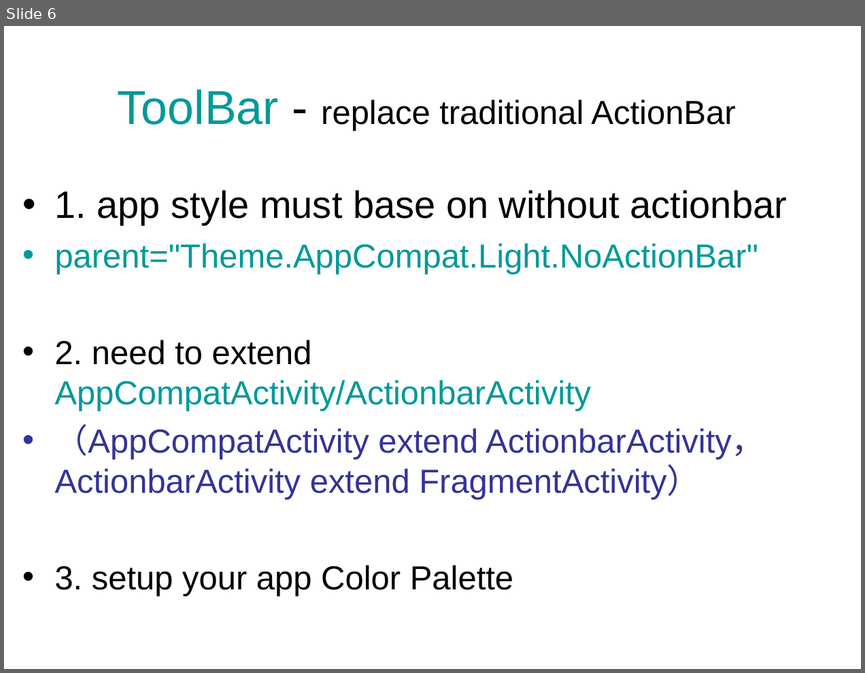
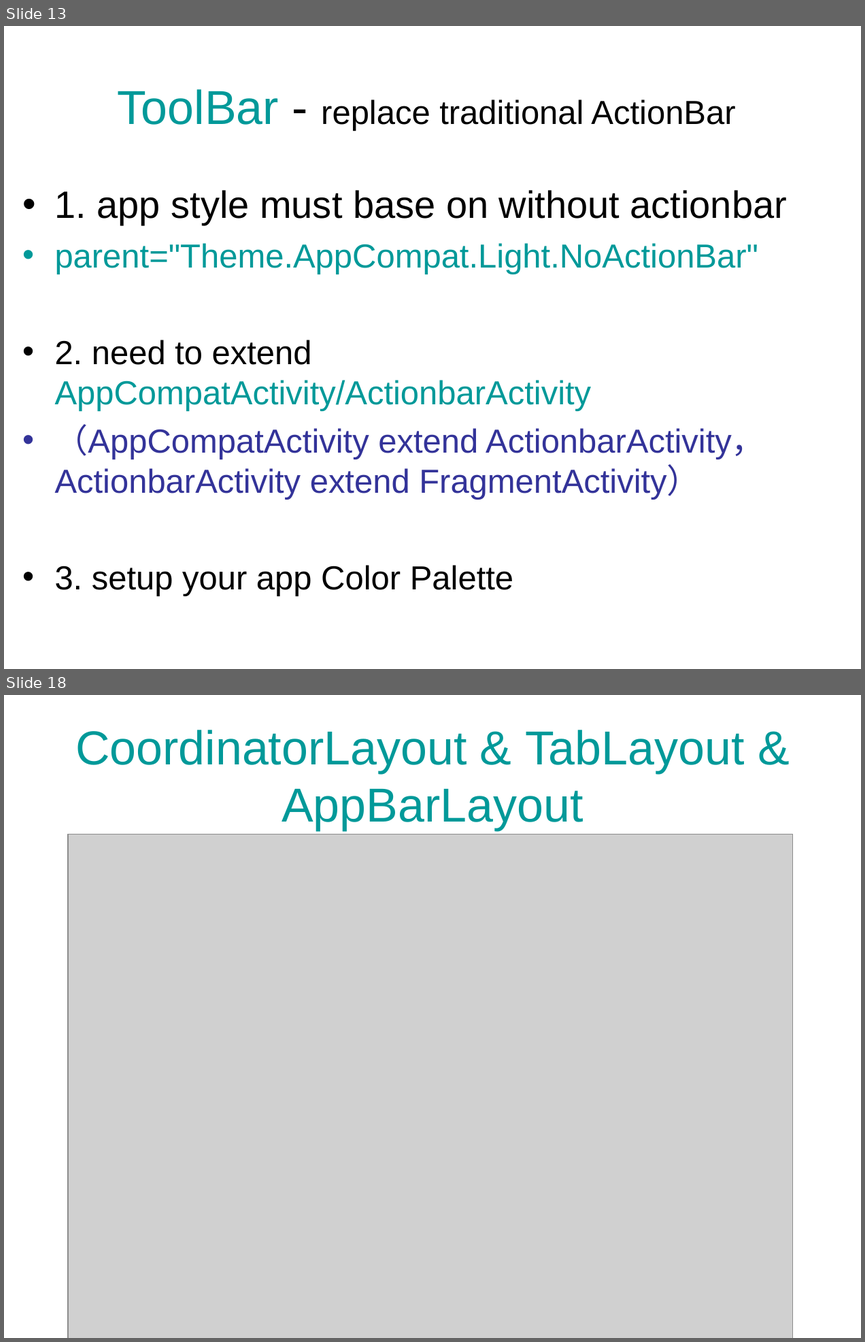
Before and after one commit to AlminChou/MaterialDemo, a slide deck: Material design.ppt. Shown one above the other, each under a label of ours: slide 6 before the commit, slides 13 and 18 after it; the slides between them are not shown. The pictures are 865x673 and 865x1342 pixels, drawn with LibreOffice and Linux fonts; fonts in the diff are those of the drawing; grey boxes stand for pictures. Boxes give left, top, right and bottom in pixels: in the first picture for what was removed or moved away, otherwise in the second. Text is boxed around its words. In the diff, an @@ line names an element or a change of style, - is before the commit and + after.

```diff
--- a/Material design.ppt
+++ b/Material design.ppt
@@ slide 18 added at <box>4,695,861,1338</box>, background #FFFFFF @@
@@ title added at <box>75,730,745,830</box>, 40 pt, text #009999 @@
+CoordinatorLayout & TabLayout & AppBarLayout
@@ picture added at <box>68,834,793,1338</box> @@
@@ what was slide 6 is now slide 13 @@
```
Also in this commit, not shown: 3 slides changed, 19 other slides added, 2 slides removed, 17 other files.
